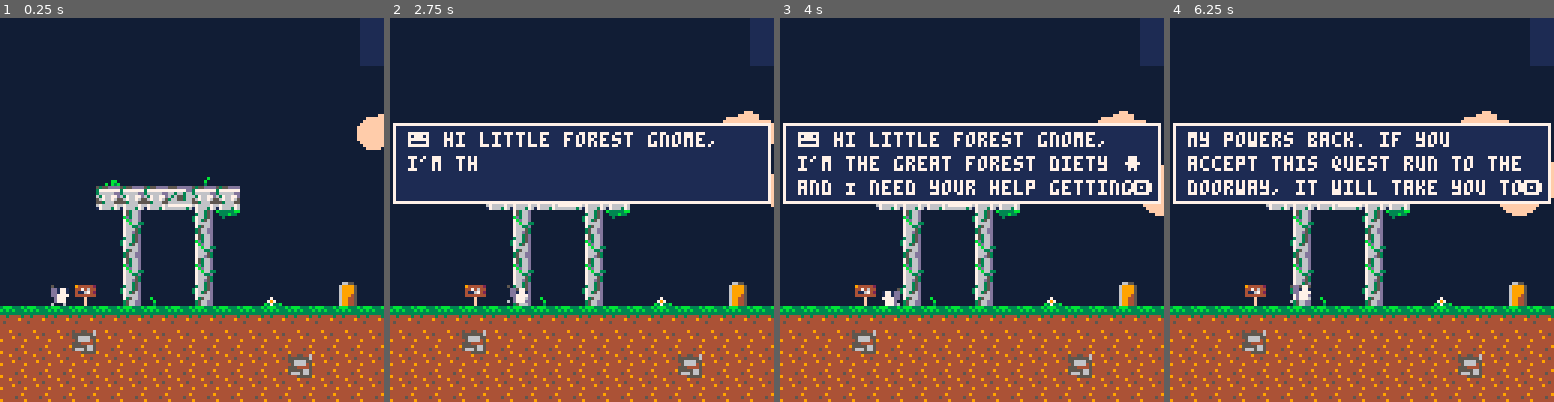
Above: before the commit, frames 1-4 (left to right).
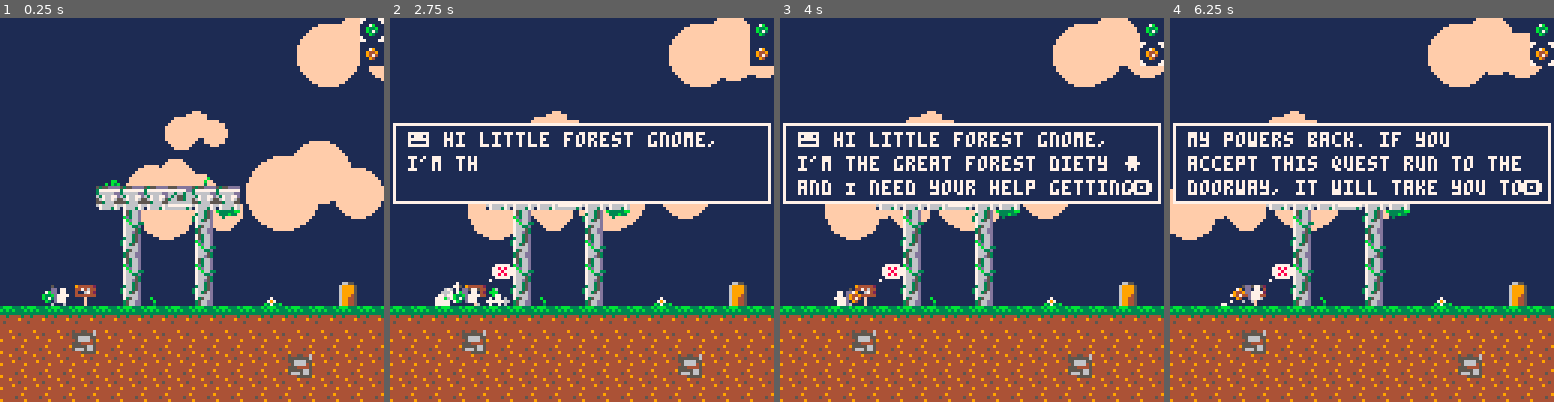
Above: after the commit, the same moments.

Repository: luhdriloh/ever_green
Game: PICO-8 cartridge ever_green.p8
Same seed, same stepped clock (60 frames per second), same inputs: the game is played once before the commit and once after it.
Inputs:
- Up to frame 1 (0.25 s): no input
- Up to frame 2 (2.75 s): tap X (X key) at 0.33, 1.07, 1.85 s; tap O (Z key) at 0.7, 1.7, 2.1, 2.5 s; hold Right 1.6-2.1 s; hold Up 2.15-2.42 s; hold Right from 2.47 s (still down)
- Up to frame 3 (4 s): tap O (Z key) at 2.9, 3.3, 3.7 s; tap X (X key) at 2.97 s; release Right at 3.03 s; hold Left 3.08-3.58 s; hold Down 3.63-3.97 s
- Up to frame 4 (6.25 s): hold Right 4.02-4.68 s; tap X (X key) at 4.08, 5.2 s; tap O (Z key) every 0.4 s from 4.1 to 6.1 s; hold Up 4.73-5.03 s; hold Left 5.08-5.68 s; hold Down 5.73-6.03 s; hold Right from 6.08 s (still down)

The runs differ from the first frame. In frame 1, 69% of the frame differs, in the area x 0-100%, y 0-75%; in frame 2, 50%; in frame 3, 50%; in frame 4, 50%.

Commit message:
add orb use particles

Diff:
--- a/clone_orb.lua
+++ b/clone_orb.lua
@@ -14,8 +14,9 @@
 
     use = function(self, o)
       if self.clone_active then
-        self.clone.x = -1
-        self.clone.y = -1
+        particle_manager:use_orb(self.clone, orange, 1)
+        self.clone.x = -10
+        self.clone.y = -10
         self.clone_active = false
       elseif not self.placed then
         self.placed = true
@@ -23,6 +24,7 @@
       elseif self.placed then
         self.placed = false
         self.clone_active = true
+        particle_manager:use_orb(self, orange, 1)
         self.clone:level_set(self.x, self.y, nil, self.platforms, true, true)
       end
     end,
--- a/clouds.lua
+++ b/clouds.lua
@@ -6,10 +6,10 @@
     level_set = function(self)
       self.clouds = {}
 
-      local cloud_num = rnd(7)
+      local cloud_num = 1 + rnd(6)
       for i=1,cloud_num do
         add(self.clouds, {
-          x = rnd(256),
+          x = rnd(160),
           y = 8 + rnd(60),
           w = 16 + rnd(24),
           spd = 0.05 + rnd(0.25)
--- a/ever_green.p8
+++ b/ever_green.p8
@@ -89,8 +89,8 @@
 __map__
 0000000000000000000000000000000f0000000000000000000000000000000f0000000000000000000000000000000f0000000000000000000000000000000f0000000000000000000000000000000f0000000000000000000000000000000f0000000000000000000000000000000f3737373737373737373737373737370f
 0000000000000000000000000000000f0000000000000000000000000000000f0000000000000000000036000000000f0000000000000000000036000000000f0000000000000000000000000000000f0000000000000000000000000000000f0000000000003900000000000000000f2a2a2a2a2a2a2a2a2a2a2a2a2a2a2a0f
-000000000000000000000000000000000000000000000039000039000000000000000000000b3900000000000000000000000000000000000000000b3900000000000000000000000000000000000000000b36000000000000000022340036000000002d00002b00000000000000000000000000000000000000000000007236
-0000000000000000000000000000000000390b00000000080000080000000000000000002728282900000000000000000000000000000000000027282829000000003634000000000000000000000036272900000000000000002c0000002b000000002b00002a0000002b0000000000000b3600000000000000000000000000
+000000000000000000000000000000000000000000000039000039000000000000000000000b3900000000000000000000000000000000000000000b3900000000000000000000000000000000000000000b36000000000000000022340036000000002d00002b00000000000000000000000000000000000000000000000000
+0000000000000000000000000000000000390b00000000080000080000000000000000002728282900000000000000000000000000000000000027282829000000003634000000000000000000000036272900000000000000002c0000002b000000002b00002a0000002b0000000000000b0000000000000000000000000000
 00000000000000000000000000000000272828292d00002a00002a0000000000000000002a2a2a2a0000000000000000000036340000000000362a2a2a2a000000000000000000000000000000272829170800000000000000002b0000002a000000002a0000000000002a000000000027290000000000000000000032240000
 0000000000000000000000000000000017072a1729000000000000000000390000000000000000000000000000000000002c0000000000000000000000000000000800000000000000000000002a2a2a2a2a00000000000000002a00000000001000424242424242424242420000000017080071272900000000000000000000
 000000002c00000039000000000000002a2a002a2a00000000000000002728290000000000000000000000000000000000080000000000000000000000000000002a003900003600000000002c000b3900000000000000000000000008000000272808080808080808082829002b00002a2a0071170700000000000000000800
@@ -117,7 +117,7 @@
 00000000000000000008000017373737003224000000000000000000000000000020080017072a00002a712a000000002a2a2a2a2a2a2a2a2a330000000000000000002b0010001720002b0030080000000000000017003707000a1000000000262000302b223400000000362a2a2a0000001900000000000000002a42420000
 0000000000000000002a00332a2a2a170000000000000000000000000000000000192a00170700000000710000000000000000000000000000330000000000000000001728282828282837282828280000000000001700370728282900302b002728282807000000000000000000000000001900000000000000322828282323
 001000300000390000000033002d201742424242424242424242424242424242002a002317070000000071002b00727200000039000a000000330000000023000000002a404040404040404000000000000000002d2a33002a2a1728282829002a2a2a2a2a000000000000000000000000000000100000000000002a2a2a3333
-2828282828282828282828282828383737373737373737373737373738373737002d102717070000002c71270723000000300127282829000033000020002b0060002b7042424242424242420037003900330020080033002d002a2a2a2a2a00424242424242424242424242424242422b2c30002b4242424242420b2d000808
+2828282828282828282828282828383737373737373737373737373738373737002d102717070000002c71270723000000300127282829000033000020002b0060002b7042424242424242420037003900330020080033002d002a2a2a2a2a00424242424242424242424242424242422b2c00302b4242424242420b2d000808
 3737373737373737373737373737373737373737373738373737373737373737282828282828382828282828282828282828283737373728282828282828372828283728282838282828282828282828282828282828382828282828282828282828282828283828282828282828282837282828372838282828282828282828
 
 
--- a/level_manager.lua
+++ b/level_manager.lua
@@ -34,7 +34,8 @@
       self.door = finish_door_init(self.player, function() self:advance_level() end)
       self.equipment_gui = equipment_gui_init(self.orbs, self.player)
       self.clouds = clouds_init()
-      particle_manager = particle_manager_init()
+      particle_manager = particle_manager()
+      particle_manager:init()
       -- particle_manager:stars()
       -- for initializing dialog library
       dtb_init(3)
@@ -52,8 +53,8 @@
     update_transition = function(self)
       if not self.transition then return end
 
-      local x = self.door.x
-      local y = self.door.y
+      local x = self.door.x + 4
+      local y = self.door.y + 4
       local max_grow = max(max(x, 127-x), max(y, 127-y))
 
       if self.transition == "out" then
@@ -209,6 +210,8 @@
       cls(self.background)
 
       self.clouds:draw()
+      particle_manager:draw()
+
       map(map_x, map_y, 0, 0, 16, 16, 147)
 
       for platform in all(self.platforms) do
@@ -224,8 +227,6 @@
       for dialog_post in all(self.dialog_posts) do
         dialog_post:draw()
       end
-
-      particle_manager:draw()
 
       self.player:draw()
 
@@ -258,9 +259,9 @@
 level_start_state = {
   {
     dialog = 1,
-    teleport_orbs = 0,
-    clone_orbs = 0,
-    background = 14,
+    teleport_orbs = 1,
+    clone_orbs = 1,
+    background = 1,
   },
   {
     dialog = 2,
--- a/main.lua
+++ b/main.lua
@@ -2,8 +2,8 @@
 function _init()
   -- custom color pallette
   --  https://nerdyteachers.com/PICO-8/Palette/
-  poke(0x5f2e,1)
-pal({[0]=0,1,2,3,4,5,6,7,8,9,10,11,12,13,-15,15},1)
+--   poke(0x5f2e,1)
+-- pal({[0]=0,1,2,3,4,5,6,7,8,9,10,11,12,13,-15,15},1)
 
   -- Makes it so that btnp only registers once
   poke(0x5f5c, 255)
--- a/particle_manager.lua
+++ b/particle_manager.lua
@@ -1,49 +1,55 @@
-function particle_manager_init()
+function particle_manager()
   return {
-    run_emitters = {},
+    land_emitters = {},
     star_emitters = {},
+    orb_emitters = {},
 
-    level_set = function(self)
+    init = function(self)
+      self:create_orb_emitters()
     end,
 
     update = function(self)
       -- update time for ps particle library
       update_time()
-      for e in all(self.run_emitters) do
-        local x_pos = e.player.flx and e.player.x + 1 or e.player.x + 7
-        local angle = e.player.flx and 100 or 35
+      for e in all(self.land_emitters) do
 
-        ps_set_pos(e.emitter, x_pos, e.player.y+7)
-        ps_set_angle(e.emitter, angle, 45)
+        ps_set_pos(e.emitter, e.player.x+4, e.player.y+7)
         e.emitter.update(e.emitter, delta_time)
       end
 
       foreach(self.star_emitters, function(obj) obj.update(obj, delta_time) end)
+      foreach(self.orb_emitters, function(obj) obj.update(obj, delta_time) end)
     end,
 
     draw = function(self)
-      foreach(self.run_emitters, function(obj) obj.emitter:draw() end)
+      foreach(self.land_emitters, function(obj) obj.emitter:draw() end)
+      foreach(self.orb_emitters , function(obj) obj:draw() end)
       foreach(self.star_emitters, function(obj) obj:draw() end)
     end,
 
-    -- set up emitter for when the player is running
-    run = function(self, player, state)
+    -- set up emitter for when the player lands
+    land = function(self, player)
       local emitter_for_player = nil
-      for e in all(self.run_emitters) do
+      for e in all(self.land_emitters) do
         if e.player == player then
           emitter_for_player = e.emitter
           break
         end
       end
 
-      if emitter_for_player == nil and state then
-        local run_emitter = self:create_running_emitter(player)
-        add(self.run_emitters, {player=player, emitter=run_emitter})
-      elseif emitter_for_player != nil and state then
+      if emitter_for_player == nil then
+        self:create_land_emitter(player)
+      elseif emitter_for_player != nil then
         emitter_for_player.start_emit(emitter_for_player)
-      elseif emitter_for_player != nil and not state then
-        emitter_for_player.stop_emit(emitter_for_player)
       end
+    end,
+
+    -- set up emitter for teleportation burst
+    use_orb = function(self, o, color, index)
+      local emitter = self.orb_emitters[index]
+      ps_set_colours(emitter, {7, 6, color})
+      ps_set_pos(emitter, o.x+4, o.y+4)
+      emitter.start_emit(emitter)
     end,
 
     stars = function(self)
@@ -73,15 +79,39 @@
       add(self.star_emitters, back)
     end,
 
-    create_running_emitter = function(self, player)
-      local front = emitter.create(player.x, player.y+7, 0.25, 0)
-      local angle = player.flx and 100 or 35
+    orb_highlights = function(self, orb)
 
-      ps_set_colours(front, {7})
-      ps_set_size(front, 1, 0, 1, 0)
-      ps_set_speed(front, 20, 10, 10, 10)
-      ps_set_gravity(front, true)
-      return front
+    end,
+
+    orb_use = function(self, orb)
+    end,
+
+    create_orb_emitters = function(self, o)
+      local burst = emitter.create(-60, 64, 0, 30)
+      ps_set_size(burst, 1, 0, 3, 0)
+      ps_set_speed(burst, 0)
+      ps_set_life(burst, .2, .5)
+      ps_set_colours(burst, {7, 6, 11})
+      ps_set_burst(burst, true, 10)
+      ps_set_area(burst, 6, 6)
+      ps_set_rnd_colour(burst, true)
+      add(self.orb_emitters, burst)
+      local burst_two = burst.clone(burst)
+      add(self.orb_emitters, burst_two)
+    end,
+
+    create_land_emitter = function(self, player)
+      local land_emitter = emitter.create(player.x + 4, player.y+7, 1, 0)
+
+      ps_set_life(land_emitter, .1, .3)
+      ps_set_angle(land_emitter, 30, 150)
+      ps_set_rnd_colour(land_emitter, true)
+      ps_set_colours(land_emitter, { 6, 7 })
+      ps_set_size(land_emitter, 2, 0, 1, 0)
+      ps_set_speed(land_emitter, 25, 5, 10, 10)
+      ps_set_gravity(land_emitter, true)
+      ps_set_burst(land_emitter, true, 20)
+      add(self.land_emitters, {player=player, emitter=land_emitter})
     end,
 
   }
--- a/player.lua
+++ b/player.lua
@@ -62,7 +62,8 @@
         end
         if btnp(4) and self.can_use_orbs then -- orb placement
           if count(self.orbs) > 0 then
-            self.orbs[self.active_orb]:use(self)
+            local orb = self.orbs[self.active_orb]
+            orb:use(self)
           end
         end
       end
@@ -103,6 +104,12 @@
         newstate = character_animstate.fall
       end
 
+            -- run particles
+      if (self.state.name == 'jump' or self.state.name == 'fall')
+        and (newstate.name == 'idle' or newstate.name == 'walk') then
+        particle_manager:land(self, true)
+      end
+
       if self.state.name != newstate.name then
         self.state = newstate
         self.sp = self.state.start
@@ -115,13 +122,6 @@
         self.sp = 18
         self.switch_orbs -= 1
       end
-
-      -- run particles
-      -- if self.state.name == 'walk' then
-      --   particle_manager:run(self, true)
-      -- else
-      --   particle_manager:run(self, false)
-      -- end
     end,
 
     draw = function(self)
--- a/teleport_orb.lua
+++ b/teleport_orb.lua
@@ -20,6 +20,8 @@
       if not self.placed then
         self:set(o.x, o.y)
       elseif self.placed then
+        particle_manager:use_orb(o, green, 1)
+        particle_manager:use_orb(self, green, 2)
         self:transport(o)
       end
     end,
--- a/utility.lua
+++ b/utility.lua
@@ -39,7 +39,10 @@
 -- map platform color to activated color
 red = 8
 blue = 12
-orange = 10
+orange = 9
+yellow = 10
+green = 11
+
 
 -- map platform sprite -> direction
 platform_sprite_to_direction = {}
@@ -55,18 +58,18 @@
 platform_sprite_to_direction[37] = { dx=-0, dy=1, color=blue, sp=37 }
 platform_sprite_to_direction[53] = { dx=-0, dy=1, color=red, sp=53 }
 
--- orange platforms
-platform_sprite_to_direction[112] = { dx=-1, dy=0, color=orange, sp=112 }
-platform_sprite_to_direction[113] = { dx=-0, dy=1, color=orange, sp=113 }
-platform_sprite_to_direction[114] = { dx=1, dy=0, color=orange, sp=114 }
-platform_sprite_to_direction[115] = { dx=-0, dy=-1, color=orange, sp=115 }
+-- yellow platforms
+platform_sprite_to_direction[112] = { dx=-1, dy=0, color=yellow, sp=112 }
+platform_sprite_to_direction[113] = { dx=-0, dy=1, color=yellow, sp=113 }
+platform_sprite_to_direction[114] = { dx=1, dy=0, color=yellow, sp=114 }
+platform_sprite_to_direction[115] = { dx=-0, dy=-1, color=yellow, sp=115 }
 
 
 -- button info
 button_info = {}
 button_info[48] = { sp=48, color=red }
 button_info[32] = { sp=32, color=blue }
-button_info[96] = { sp=96, color=orange }
+button_info[96] = { sp=96, color=yellow }
 
 -- global
 particle_manager = nil
Empty file added: butterfly.lua
Empty file added: spikes.lua
